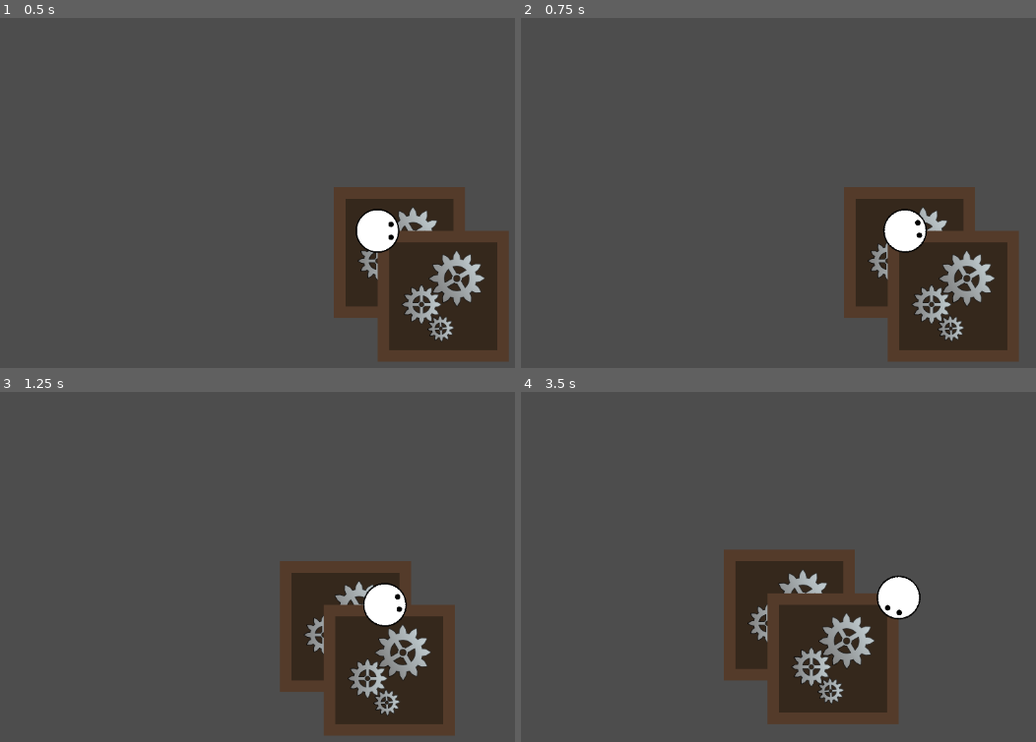
Above: before the commit, frames 1-4 (two rows, left to right).
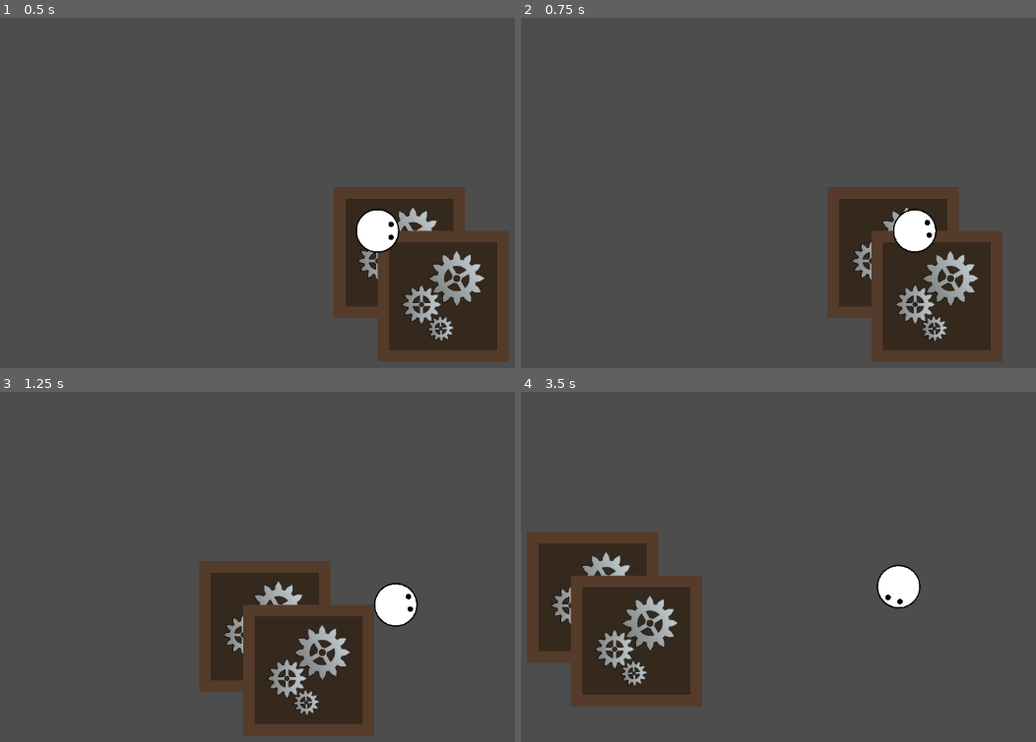
Above: after the commit, the same moments.

Repository: TrueSunGaming/industrial-revolution-proto-3
Game: Godot game, scene res://scenes/main/Main.tscn
Two runs of this game, one before a commit and one after it. Both use one fixed random seed, a clock stepped at 60 frames per second and the inputs below.
Inputs (mouse positions are in pixels of both pictures, inside the frame that each line leads up to):
- Up to frame 1 (0.5 s): no input
- Up to frame 2 (0.75 s): tap Enter at 0.5 s; move the mouse to (outside the picture) at 0.52 s; hold D (move_right) from 0.53 s (still down)
- Up to frame 3 (1.25 s): keep holding D (move_right)
- Up to frame 4 (3.5 s): move the mouse to (742, 626) at 1.27 s; release D (move_right) at 1.28 s; hold S (move_down) 1.28-2.03 s; move the mouse to (979, 507) at 2.02 s; hold D (move_right) 2.03-2.78 s; move the mouse to (860, 693) at 2.77 s; hold W (move_up) from 2.78 s (still down)

Frame 1 is identical in both runs. In frame 2, 8.8% of the frame differs, in the area x 59-97%, y 48-99%; in frame 3, 18%; in frame 4, 29%, in the area x 1-78%, y 39-95%.

Commit message:
fix: make player base speed faster

Diff:
--- a/scenes/main/Main.tscn
+++ b/scenes/main/Main.tscn
@@ -10,4 +10,4 @@
 [node name="Environment" parent="." instance=ExtResource("2_iunhe")]
 
 [node name="Player" parent="." instance=ExtResource("2_4ohs7")]
-base_movement_speed = 128.0
+base_movement_speed = 320.0
